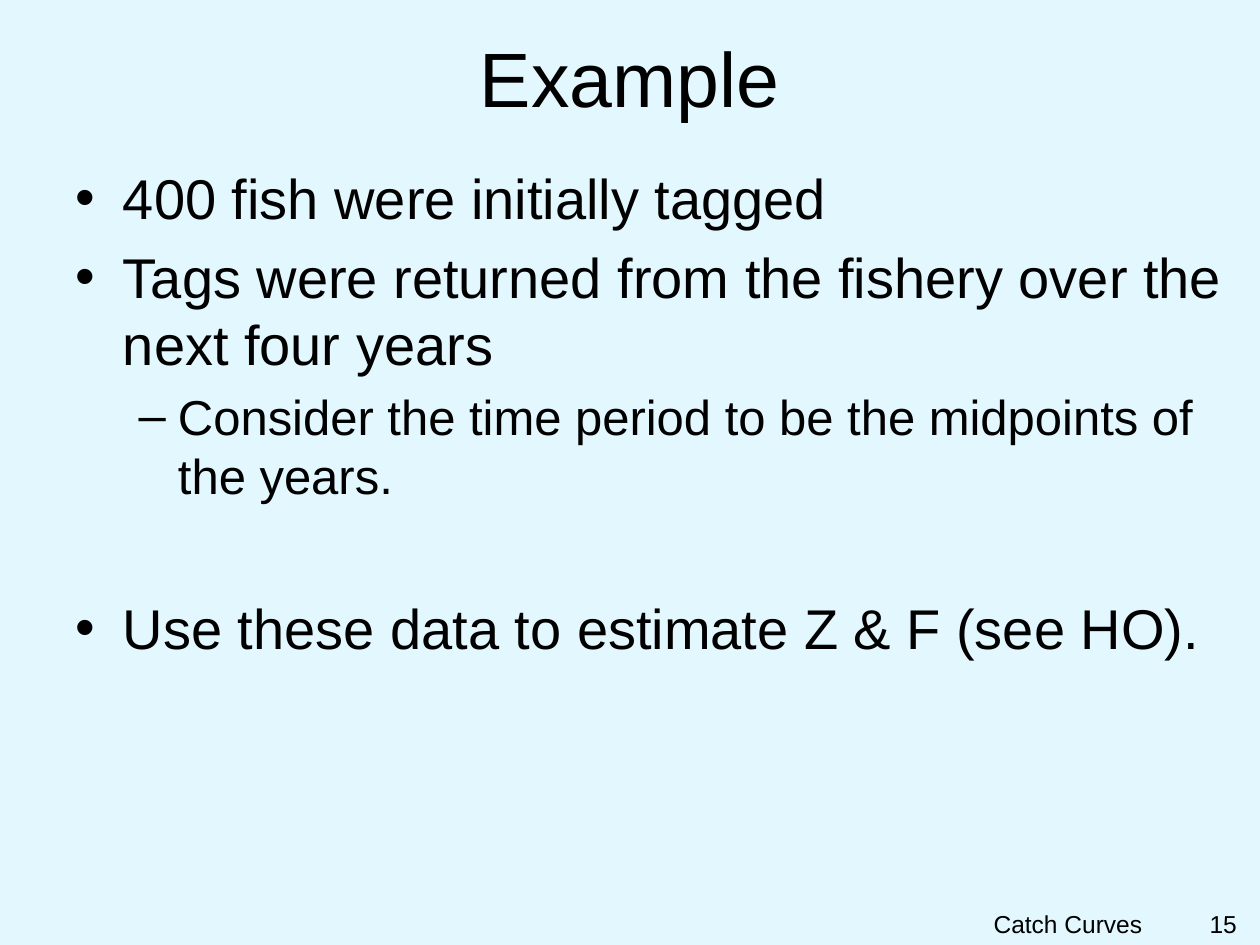
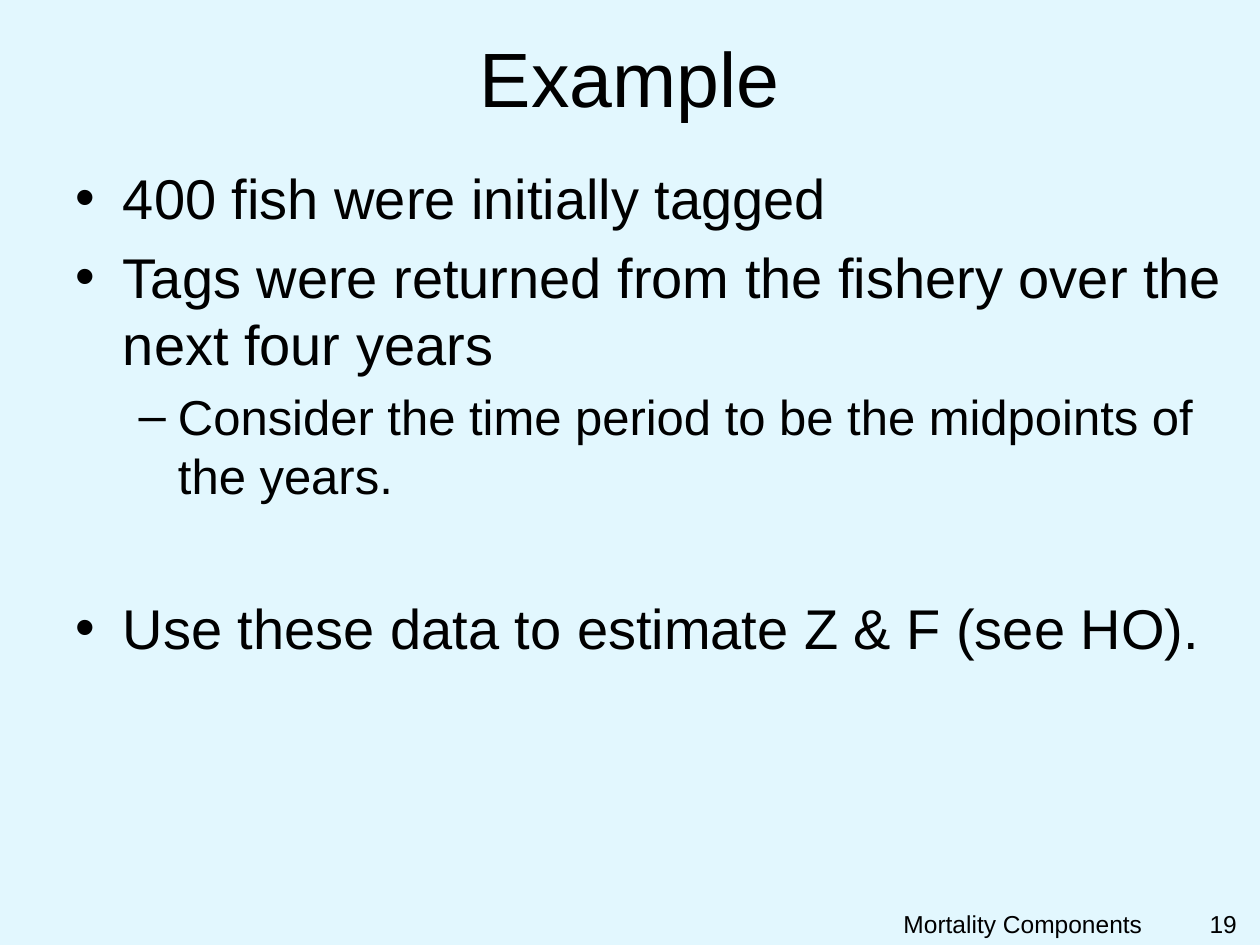
Before and after one commit to droglenc/NCNRS349, a slide deck: slide 19 of modules/MortalityComponents/PPT.pptx (slide 15 before the commit). Drawn at 1260x945 pixels with LibreOffice and Linux fonts; fonts in the diff are those of the drawing; background and template pictures are left out. Boxes give left, top, right and bottom in pixels: in the first picture for what was removed or moved away, otherwise in the second. Text is boxed around its words. In the diff, an @@ line names an element or a change of style, - is before the commit and + after.

Commit message:
Updated mortality components module

```diff
--- a/modules/MortalityComponents/PPT.pptx
+++ b/modules/MortalityComponents/PPT.pptx
@@ text at <box>903,915,1142,938</box>: text changed @@
-Catch Curves
+Mortality Components
@@ page number at <box>1210,916,1237,934</box>: text changed @@
-15
+19
```
Also in this commit, not shown: 8 other slides changed, 9 slides added, 5 slides removed, 3 other files.
